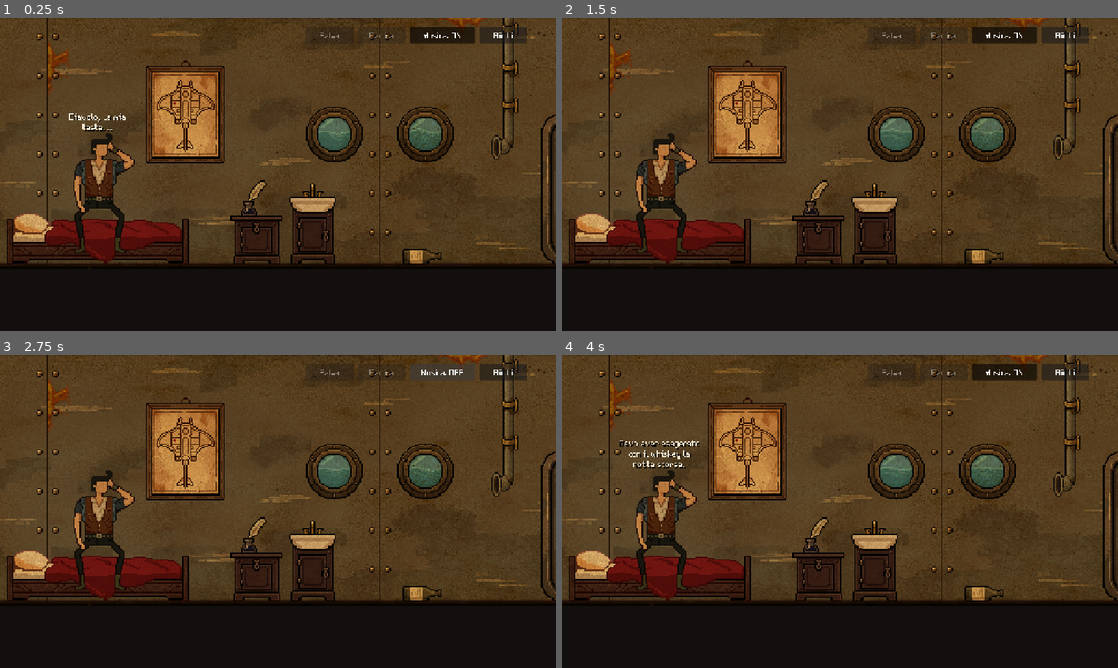
Above: before the commit, frames 1-4 (two rows, left to right).
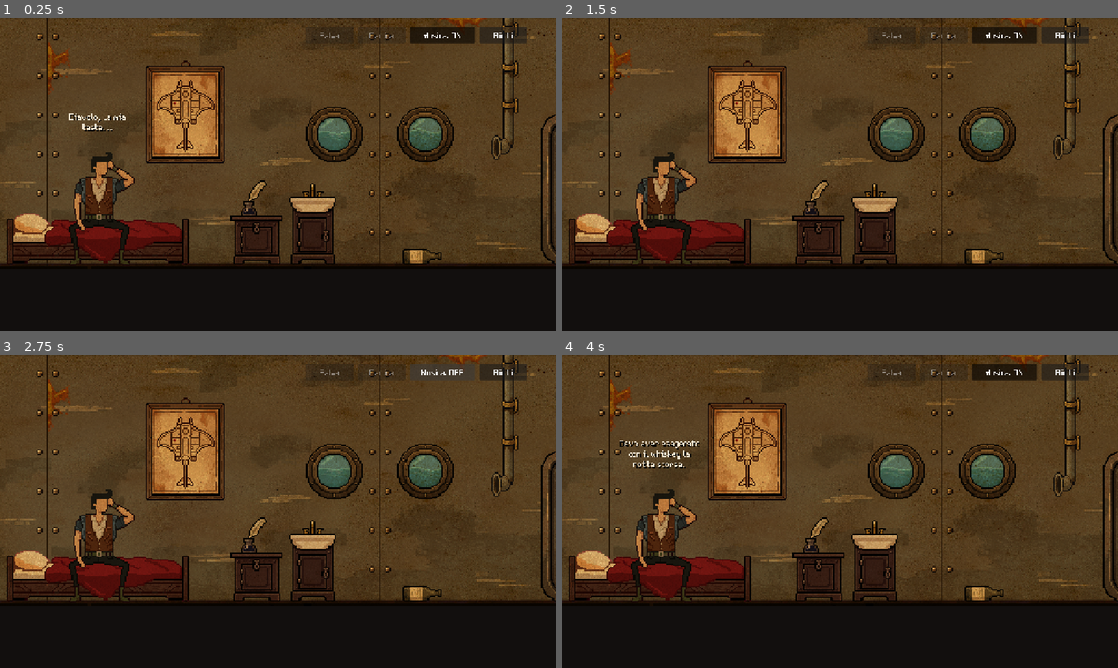
Above: after the commit, the same moments.

Repository: moloclab/1899-steam-and-spirit-godot
Game: Godot game, scene res://scenes/main.tscn
The game is run twice, just before and just after one commit, with the same random seed, the same clock (stepped at 60 frames per second) and the same inputs.
Inputs (mouse positions are in pixels of both pictures, inside the frame that each line leads up to):
- Up to frame 1 (0.25 s): no input
- Up to frame 2 (1.5 s): click "Aiuti" at 0.5 s; click "Torna al gioco" at 1.25 s
- Up to frame 3 (2.75 s): click "Musica: ON" at 2 s
- Up to frame 4 (4 s): click "Musica: OFF" at 2.75 s; tap Enter at 3.5, 3.6 s; move the mouse to (962, 495) at 3.52 s; hold D from 3.53 s (still down); click (962, 495) at 3.67 s

The runs differ from the first frame. In frame 1, 2.3% of the frame differs, in the area x 12-25%, y 36-79%; in frame 2, 2.3%; in frame 3, 2.3%; in frame 4, 2.3%.

Commit message:
Impl: churchill sit

Diff:
--- a/godot/scenes/characters/churchill.tscn
+++ b/godot/scenes/characters/churchill.tscn
@@ -47,6 +47,8 @@
 script = ExtResource("character")
 speaker_key = "common.speaker.churchill"
 speed = 80.0
+; Abbassa la posa seduta di 6 pixel logici (18 pixel alla scala 3 della stanza).
+animation_offsets = Dictionary[String, Vector2]({"sit": Vector2(0, 14)})
 centered = false
 z_index = 1
 sprite_frames = SubResource("frames")
--- a/godot/scripts/world/character.gd
+++ b/godot/scripts/world/character.gd
@@ -8,6 +8,8 @@
 @export var height := 100.0
 @export var idle_animation := "idle"
 @export var walk_animation := "walk"
+## Sposta solo la grafica delle pose configurate, senza cambiare la quota dei piedi.
+@export var animation_offsets: Dictionary[String, Vector2] = {}
 var current_x := 0.0
 var target_x := 0.0
 
@@ -15,6 +17,12 @@
 func _ready() -> void:
 	current_x = position.x + half_width
 	target_x = current_x
+	animation_changed.connect(_update_animation_offset)
+	_update_animation_offset()
+
+## Ripristina l'offset neutro passando a un'animazione senza spostamento dedicato.
+func _update_animation_offset() -> void:
+	offset = animation_offsets.get(String(animation), Vector2.ZERO)
 
 ## Posiziona il personaggio usando centro orizzontale e quota dei piedi, comuni alle stanze.
 func place(center_x: float, floor_y: float) -> void:
Binary file added: godot/assets/graphics/characters/churchill/__churchill-sit.png
Not shown, added: godot/assets/graphics/characters/churchill/__churchill-sit.png.import
Binary file changed: godot/assets/graphics/characters/churchill/churchill-sit.png
Not shown, changed: output/spritefusion/background-room-wall/background-room-wall.af
Not shown, removed: output/spritefusion/background-room-wall/background-room-wall.af~lock~
